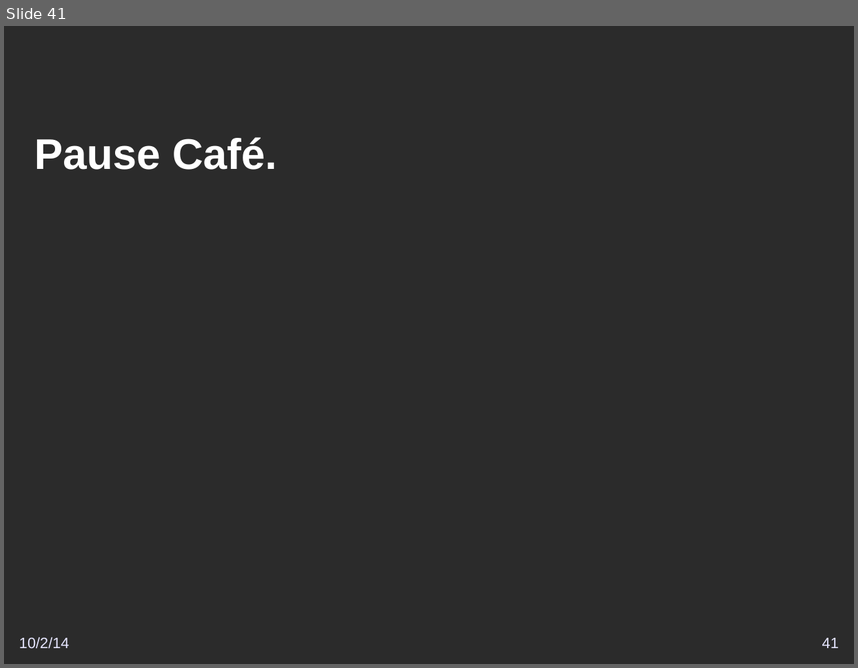
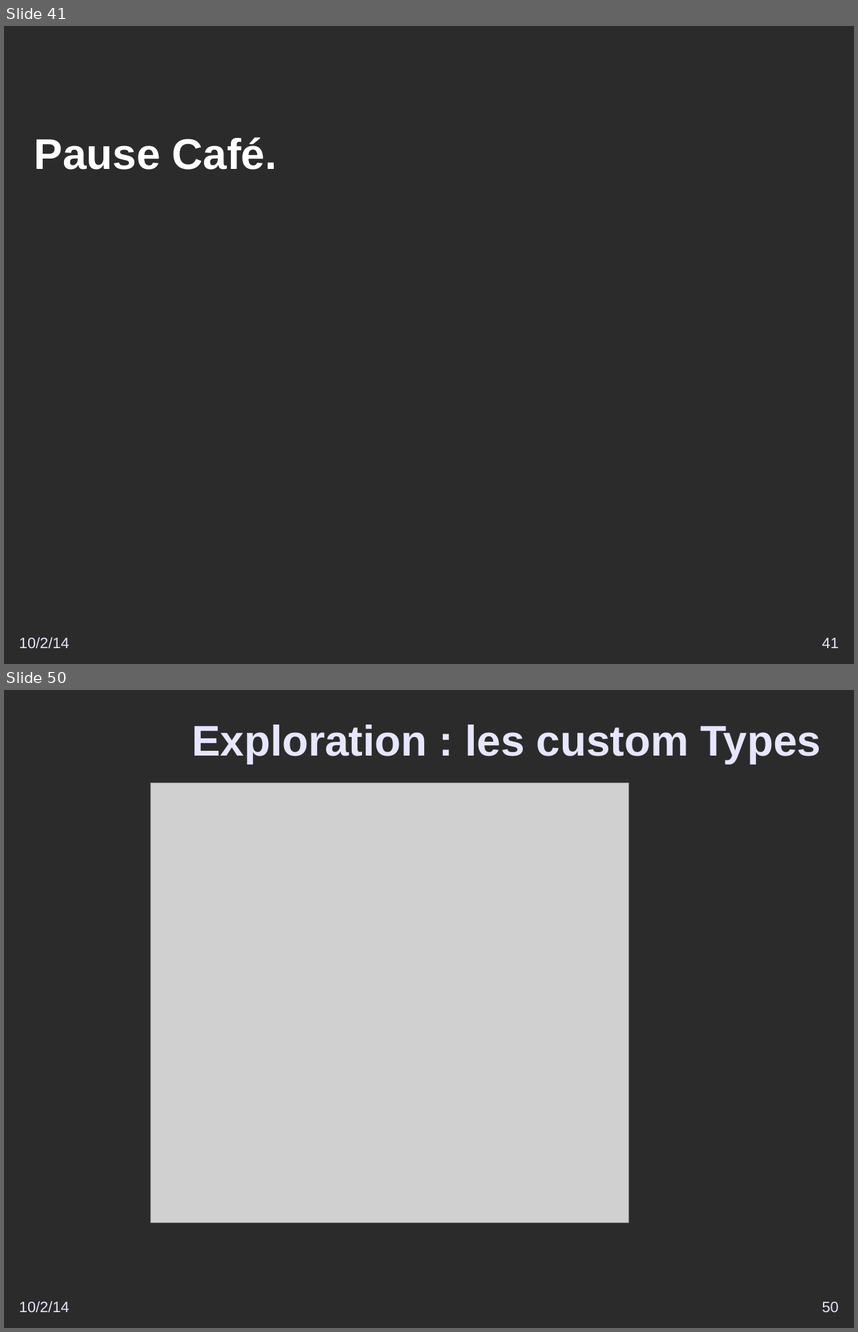
Before and after one commit to DSI-Ville-Noumea/sirh-kiosque-j2ee-old, a slide deck: src/site/resources/Vers_un_Kiosque_RH_J2EE.odp. Shown one above the other, each under a label of ours: slide 41 before the commit, slides 41 and 50 after it; the slides between them are not shown. The pictures are 858x668 and 858x1332 pixels, drawn with LibreOffice and Linux fonts; fonts in the diff are those of the drawing; grey boxes stand for pictures; background and template pictures are left out; a plain dark background stands for a picture behind light text. Boxes give left, top, right and bottom in pixels: in the first picture for what was removed or moved away, otherwise in the second. Text is boxed around its words. In the diff, an @@ line names an element or a change of style, - is before the commit and + after.

Commit message:
Ajout de nouveaux slides pour introduire, notamment les custom types cf #11021

```diff
--- a/src/site/resources/Vers_un_Kiosque_RH_J2EE.odp
+++ b/src/site/resources/Vers_un_Kiosque_RH_J2EE.odp
@@ slide 50 added at <box>4,690,854,1328</box>, background picture (left out) @@
@@ title added at <box>192,724,822,763</box>, 40 pt, text #E6E6FF, bold @@
+Exploration : les custom Types
@@ picture added at <box>150,782,629,1222</box> @@
@@ text added at <box>19,1301,70,1312</box>, 14 pt, text #E6E6FF @@
+10/2/14
@@ page number added at <box>822,1301,839,1312</box>, 14 pt, text #E6E6FF @@
+50
```
Also in this commit, not shown: 2 slides changed, 7 other slides added.
